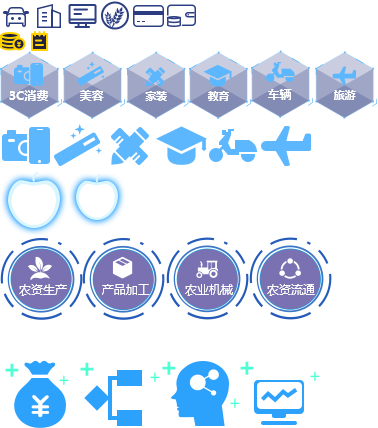
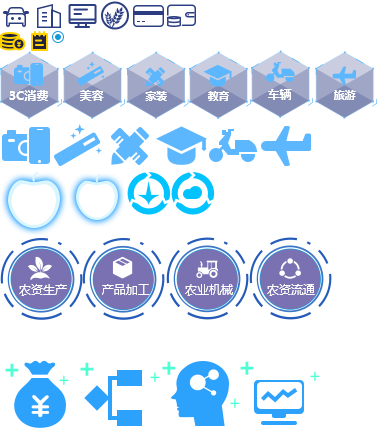
Two versions of the same layered image (378x428). Layer-by-layer changes:
added layer "天秤logo" above "天秤logo 拷贝" over [127, 172, 171, 215]
added layer "天秤logo 拷贝" above "组 3" over [171, 172, 215, 215]
added layer "组 3" above "icon" over [52, 31, 64, 43]
